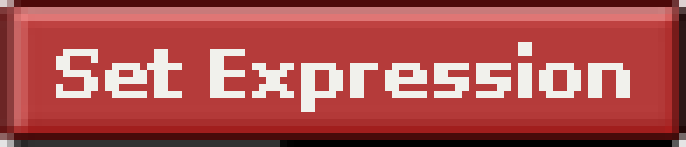
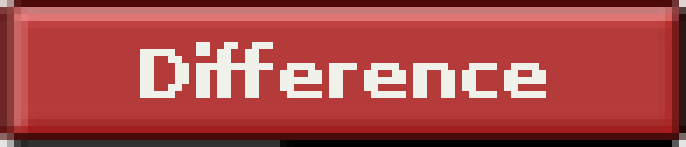
Comparing the layer stacks of the two 686 × 147 images. Changes:
added layer "Difference" above "Intersection" over [140, 42, 546, 98]
hid "Set Expression" over [56, 42, 630, 112]
